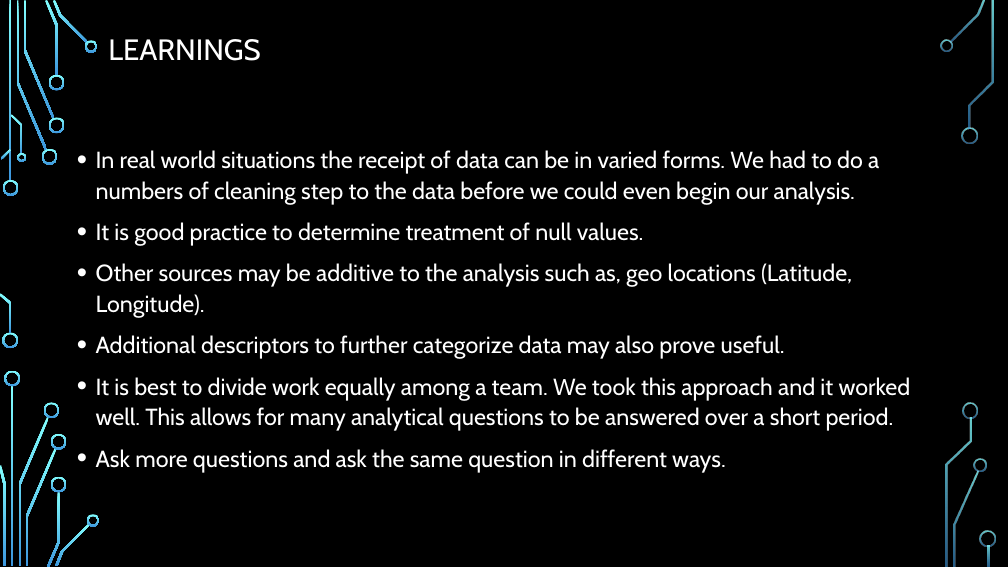
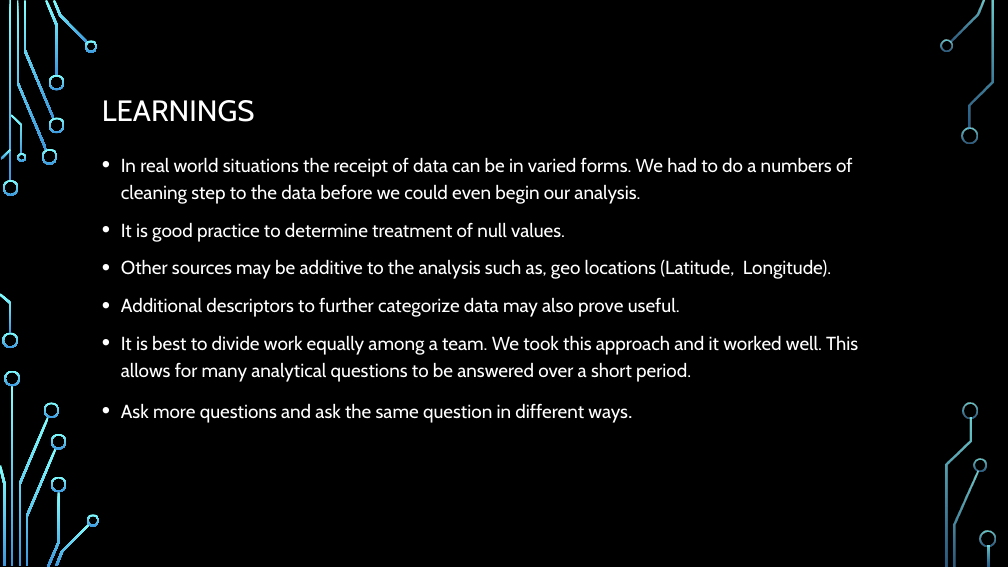
Before and after one commit to kjwunderlich/project-one---sphinx, a slide deck: slide 13 of Team_Sphinx_Presentation_20181011.pptx. Drawn at 1008x567 pixels with LibreOffice and Linux fonts; fonts in the diff are those of the drawing; background and template pictures are left out. Boxes give left, top, right and bottom in pixels: in the first picture for what was removed or moved away, otherwise in the second. Text is boxed around its words. In the diff, an @@ line names an element or a change of style, - is before the commit and + after.

Commit message:
Clean up of Presentation

```diff
--- a/Team_Sphinx_Presentation_20181011.pptx
+++ b/Team_Sphinx_Presentation_20181011.pptx
@@ title "LEARNINGS": place and size @@
-title "LEARNINGS" at (108, 39, 261, 61)
+title "LEARNINGS" at (102, 100, 255, 122)
@@ text "In real world situations the ...": place and size @@
-text "In real world situations the ..." at (96, 150, 911, 473)
+text "In real world situations the ..." at (121, 157, 858, 423)
@@ text "In real world situations the ..." at (121, 157, 858, 423): size 22.2 to 18 pt; size 22.2 to 21 pt in "ways."; line spacing 1.1 to 1.2 @@
```
Also in this commit, not shown: 12 other slides changed.
